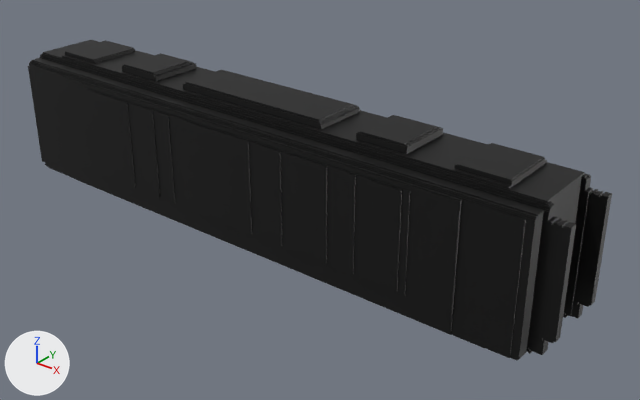
One commit to the glTF model godot/assets/models/city_train_mid.glb: the scene before it, then after it.
One viewpoint serves both versions: a camera (50 mm lens) standing at (16.52, -18.16, 13.1) and looking at (1.49, 0.63, 1.45). The lights are fixed; the arrows at lower left show +X, +Y and +Z. The picture after the commit comes second. Vertices at exactly the same position are counted once.

Names of what the first picture shows: 'city_train_mid'.
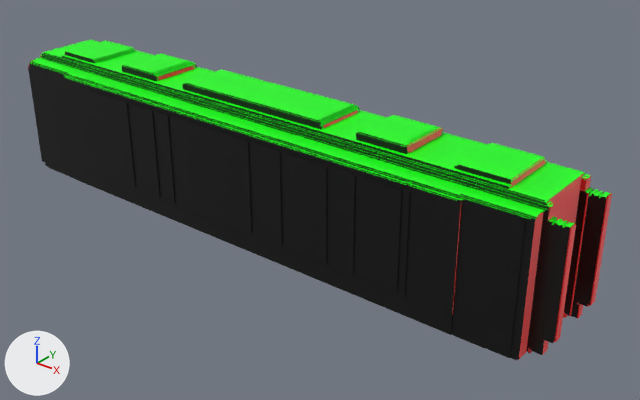
What differs and where, as boxes [x1, y1, x2, y2] in the pictures (640 x 400 px):
part 1 of me_city_train_mid, reshaped (mostly hidden before): before [29, 43, 591, 353]; after [28, 40, 612, 360]
part 2 of me_city_train_mid, recoloured: [66, 53, 610, 359] in both

What the commit changed:
me_city_train_mid is used by ob_city_train_mid; location (0.0, 0.0, 0.0).
me_city_train_mid had 2756 vertices, 3850 faces and spanned x -10.0..10.0, y -1.7..1.7, z 0.0..4.7.
me_city_train_mid now has 4777 vertices, 6146 faces and spans x -10.0..10.0, y -1.7..1.7, z 0.0..4.7.
me_city_train_mid part 1: 189 vertices moved within x -10.0..9.7, y -1.5..1.5, z 0.0..4.7; 20 vertices removed from x -9.7..9.7, y -1.1..1.2, z 0.1..4.0; 2041 vertices added at x -10.0..10.0, y -1.6..1.6, z 0.0..4.7.
me_city_train_mid part 2: 695 kept faces spanning x -9.8..10.0, y -1.6..1.6, z 0.1..4.7 get new vertex colours; the middle colour goes from black #000000 to red #ff0000.
